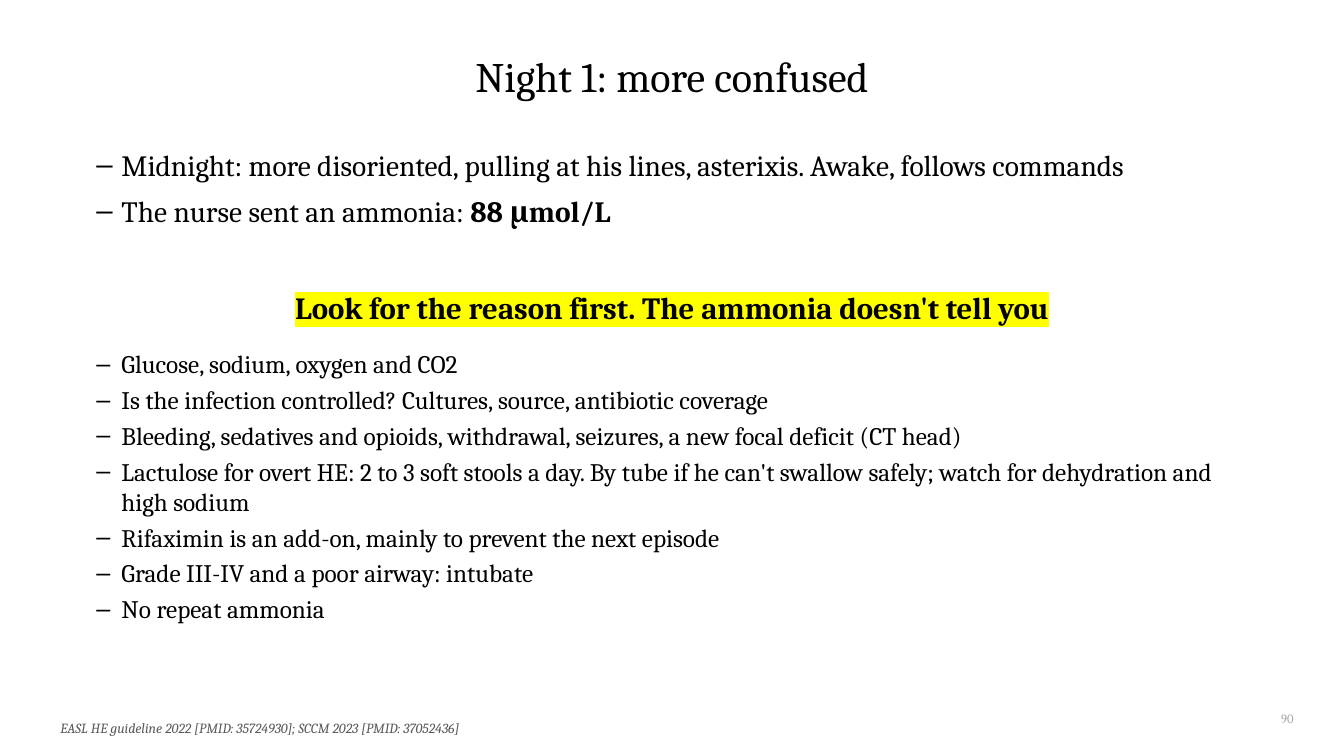
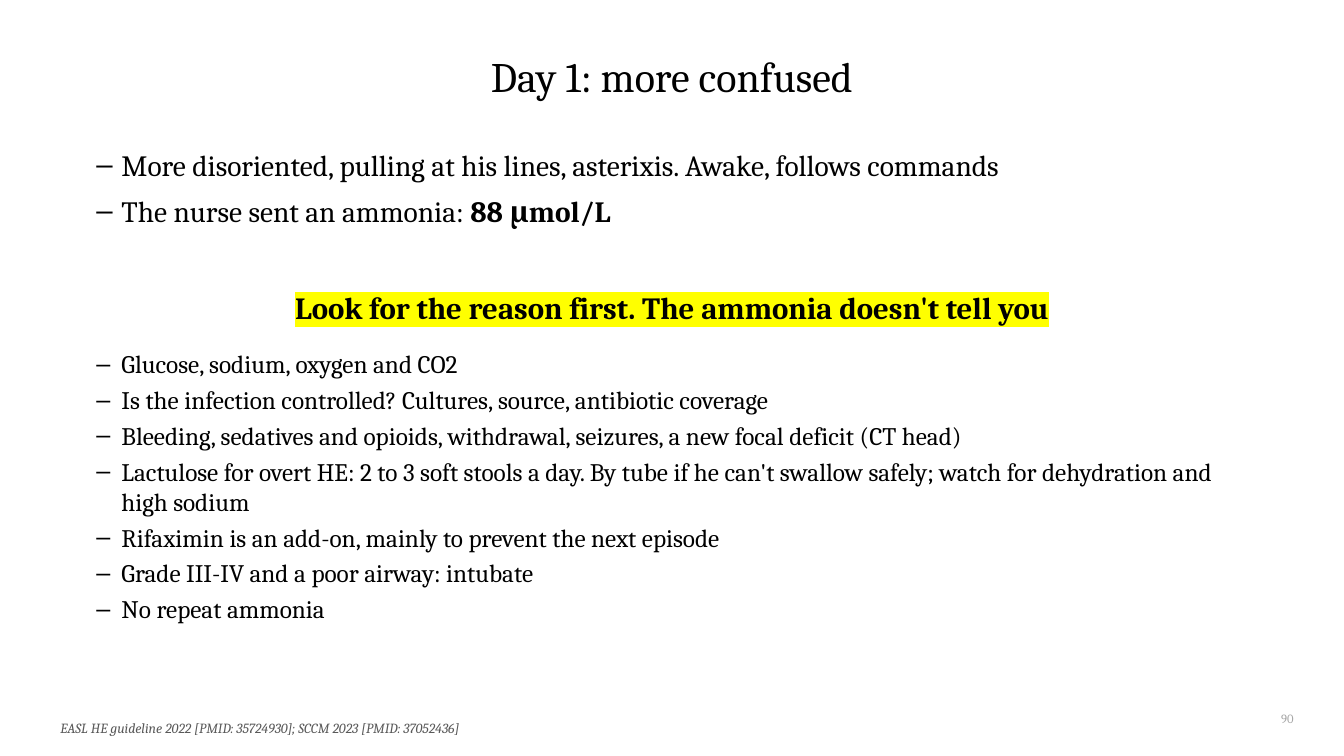
Before and after one commit to qaddodi/mohammad-almeqdadi-lectures, a slide deck: slide 90 of lectures/acute-liver-failure-aclf-in-icu/ALF and ACLF in the ICU.pptx. Drawn at 1344x756 pixels with LibreOffice and Linux fonts; fonts in the diff are those of the drawing. Boxes give left, top, right and bottom in pixels: in the first picture for what was removed or moved away, otherwise in the second. Text is boxed around its words. In the diff, an @@ line names an element or a change of style, - is before the commit and + after.

```diff
--- a/lectures/acute-liver-failure-aclf-in-icu/ALF and ACLF in the ICU.pptx
+++ b/lectures/acute-liver-failure-aclf-in-icu/ALF and ACLF in the ICU.pptx
@@ title at (491,62,853,101): text changed @@
-Night 1: more confused
+Day 1: more confused
@@ text at (121,155,998,182): text changed @@
-– Midnight: more disoriented, pulling at his lines, asterixis. Awake, follows commands
+– More disoriented, pulling at his lines, asterixis. Awake, follows commands
```
Also in this commit, not shown: 12 other slides changed, 1 slide added, 1 slide removed, 3 other files.
